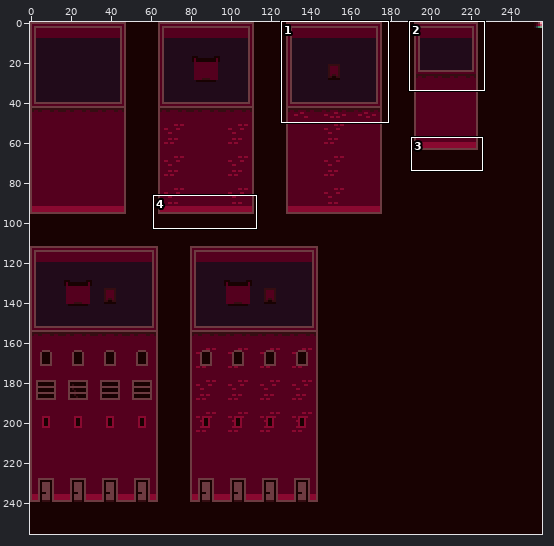
Two states of a sprite sheet, assets/tiles/buildings.png. The first picture is a wide view before the edit; the outline marks the close-up.
Close-up. As it was:
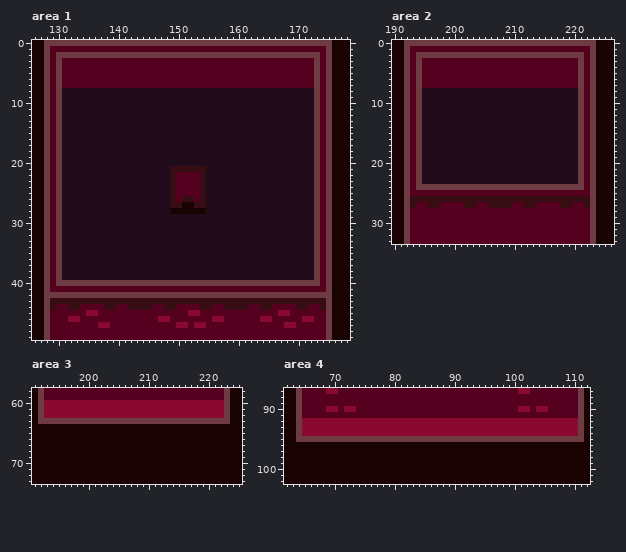
The file is 256x256 pixels. Shown: area 1: x 126..178, y 0..49; area 2: x 190..226, y 0..33; area 3: x 191..225, y 58..73; area 4: x 62..112, y 87..102. The commit also changed other parts of the picture, which this record leaves out.
After:
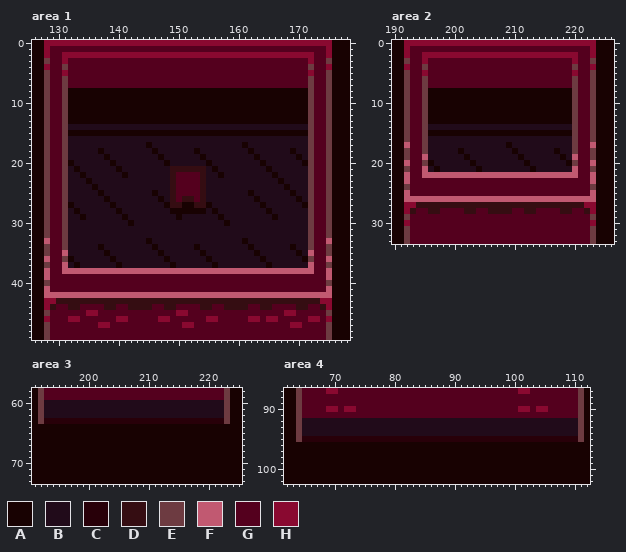
Palette (. is transparent): A #180202  B #210b1a  C #280009  D #350d12  E #6d3b41  F #c15971  G #54001e  H #890930
From old to new:
Changed rows in their new state; - is an unchanged pixel.
Area 1:
first column x 128:
 0 HHHHHHHHHHHHHHHHHHHHHHHHHHHHHHHHHHHHHHHHHHHHHHHH
 1 H----------------------------------------------H
 2 H-GHHHHHHHHHHHHHHHHHHHHHHHHHHHHHHHHHHHHHHHHHHG-H
 3 --GH----------------------------------------HG--
 4 H-GE----------------------------------------EG-H
 5 --GH----------------------------------------HG--
 6 --GE----------------------------------------EG--
 7 --GE----------------------------------------EG--
 8 --GEAAAAAAAAAAAAAAAAAAAAAAAAAAAAAAAAAAAAAAAAEG--
 9 --GEAAAAAAAAAAAAAAAAAAAAAAAAAAAAAAAAAAAAAAAAEG--
10 --GEAAAAAAAAAAAAAAAAAAAAAAAAAAAAAAAAAAAAAAAAEG--
11 --GEAAAAAAAAAAAAAAAAAAAAAAAAAAAAAAAAAAAAAAAAEG--
12 --GEAAAAAAAAAAAAAAAAAAAAAAAAAAAAAAAAAAAAAAAAEG--
13 --GEAAAAAAAAAAAAAAAAAAAAAAAAAAAAAAAAAAAAAAAAEG--
14 --GE----------------------------------------EG--
15 --GEAAAAAAAAAAAAAAAAAAAAAAAAAAAAAAAAAAAAAAAAEG--
16 --GE----------------------------------------EG--
17 --GE-------------A---------------A----------EG--
18 --GE-----A--------A------A--------A------A--EG--
19 --GE------A--------A------A--------A------A-EG--
20 --GEA------A--------A------A--------A------AEG--
21 --GE-A------A---------------A--------A------EG--
22 --GE--A------A---------------A--------A-----EG--
23 --GE---A-------------------------------A----EG--
24 --GE----A-------------------------------A---EG--
25 --GE-----A--------A---------------A------A--EG--
26 --GE------A--------A---------------A------A-EG--
27 --GEA------A--------A------A--------A------AEG--
28 --GE-A------A---------------A--------A------EG--
29 --GE--A------A--------A------A--------A-----EG--
30 --GE----------A---------------A-------------EG--
31 --GE----------------------------------------EG--
32 --GE----------------------------------------EG--
33 F-GE-------------A---------------A----------EG-F
34 --GE-----A--------A------A--------A------A--EG--
35 --GF------A--------A------A--------A------A-FG--
36 F-GEA------A--------A------A--------A------AEG-F
37 --GF-A------A--------A------A--------A------FG--
38 F-GFFFFFFFFFFFFFFFFFFFFFFFFFFFFFFFFFFFFFFFFFFG-F
39 F-GGGGGGGGGGGGGGGGGGGGGGGGGGGGGGGGGGGGGGGGGGGG-F
40 --GGGGGGGGGGGGGGGGGGGGGGGGGGGGGGGGGGGGGGGGGGGG--
41 F----------------------------------------------F
42 FFFFFFFFFFFFFFFFFFFFFFFFFFFFFFFFFFFFFFFFFFFFFFFF
43 HH--------------------------------------------HH
44 H----------------------------------------------H
45 ----------------------HHGG-------------G-H------
46 H-----------HH-------------H-G----HHG-H----G-H-H
47 ----------------------G-HGG-------------G-H-----
Area 2:
first column x 192:
 0 HHHHHHHHHHHHHHHHHHHHHHHHHHHHHHHH
 1 H------------------------------H
 2 H-GHHHHHHHHHHHHHHHHHHHHHHHHHHG-H
 3 --GH------------------------HG--
 4 H-GE------------------------EG-H
 5 --GH------------------------HG--
 6 --GE------------------------EG--
 7 --GE------------------------EG--
 8 --GEAAAAAAAAAAAAAAAAAAAAAAAAEG--
 9 --GEAAAAAAAAAAAAAAAAAAAAAAAAEG--
10 --GEAAAAAAAAAAAAAAAAAAAAAAAAEG--
11 --GEAAAAAAAAAAAAAAAAAAAAAAAAEG--
12 --GEAAAAAAAAAAAAAAAAAAAAAAAAEG--
13 --GEAAAAAAAAAAAAAAAAAAAAAAAAEG--
14 --GE------------------------EG--
15 --GEAAAAAAAAAAAAAAAAAAAAAAAAEG--
16 --GE------------------------EG--
17 F-GE-------------A----------EG-F
18 --GE-----A--------A------A--EG--
19 --GF------A--------A------A-FG--
20 F-GEA------A--------A------AEG-F
21 --GF-A------A--------A------FG--
22 F-GFFFFFFFFFFFFFFFFFFFFFFFFFFG-F
23 F-GGGGGGGGGGGGGGGGGGGGGGGGGGGG-F
24 --GGGGGGGGGGGGGGGGGGGGGGGGGGGG--
25 F------------------------------F
26 FFFFFFFFFFFFFFFFFFFFFFFFFFFFFFFF
27 HHDD--DDDD--DD----DD--DDDD--DDHH
28 HD--DD----DD--DDDD--DD----DD--DH
30 H------------------------------H
Area 3:
first column x 193:
60 BBBBBBBBBBBBBBBBBBBBBBBBBBBBBB
61 BBBBBBBBBBBBBBBBBBBBBBBBBBBBBB
62 BBBBBBBBBBBBBBBBBBBBBBBBBBBBBB
63 CCCCCCCCCCCCCCCCCCCCCCCCCCCCCC
Area 4:
first column x 65:
 92 BBBBBBBBBBBBBBBBBBBBBBBBBBBBBBBBBBBBBBBBBBBBBB
 93 BBBBBBBBBBBBBBBBBBBBBBBBBBBBBBBBBBBBBBBBBBBBBB
 94 BBBBBBBBBBBBBBBBBBBBBBBBBBBBBBBBBBBBBBBBBBBBBB
 95 CCCCCCCCCCCCCCCCCCCCCCCCCCCCCCCCCCCCCCCCCCCCCC
Where, in picture pixels (left, top, right, bottom), the same in both close-ups:
changed: (44, 40, 332, 328)
changed: (404, 40, 596, 226)
changed: (44, 400, 224, 424)
changed: (302, 418, 578, 442)
